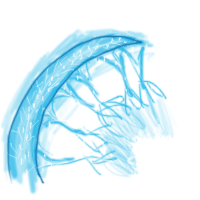
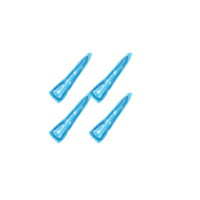
Revision of a layered 200 x 200 image; what changed, layer by layer:
added layer "stinging needle lines" above "stinging needles pattern" over left=48, top=54, right=130, bottom=142
added layer "stinging needles pattern" above "stinging needles color" over left=51, top=53, right=130, bottom=140
added layer "stinging needles color" above "sting moon lines" over left=47, top=51, right=134, bottom=145
hid "sting moon lines" over left=6, top=34, right=144, bottom=185
hid "sting moon pattern" over left=5, top=27, right=178, bottom=184
hid "sting moon color" over left=0, top=27, right=178, bottom=195
